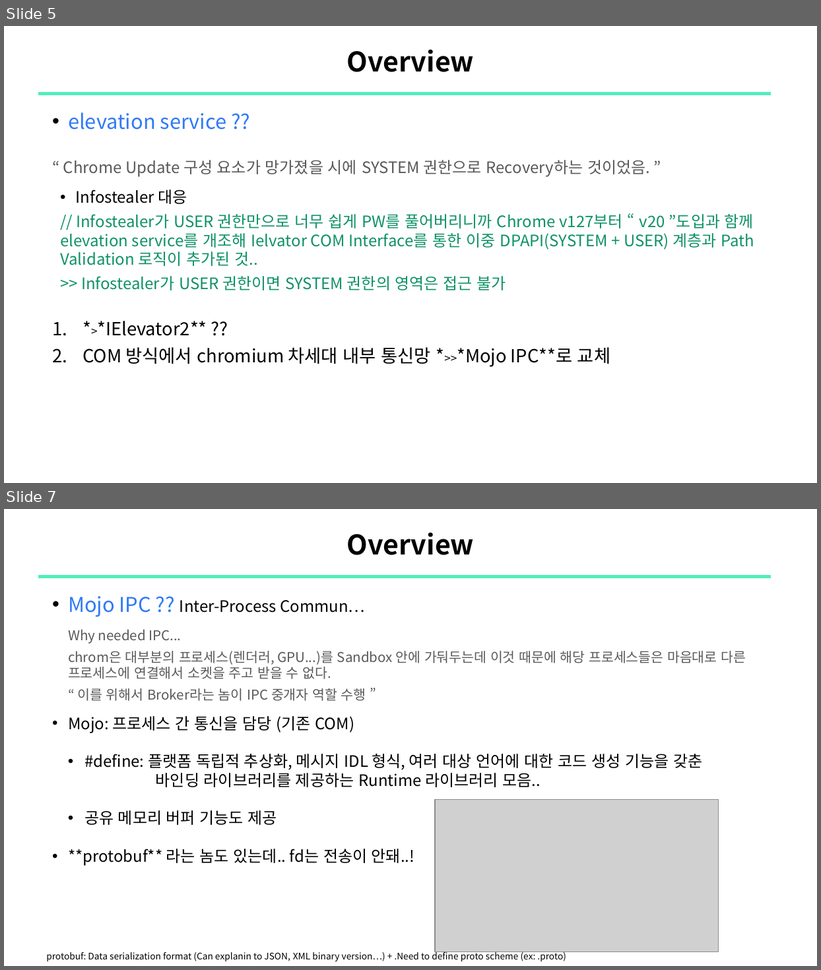
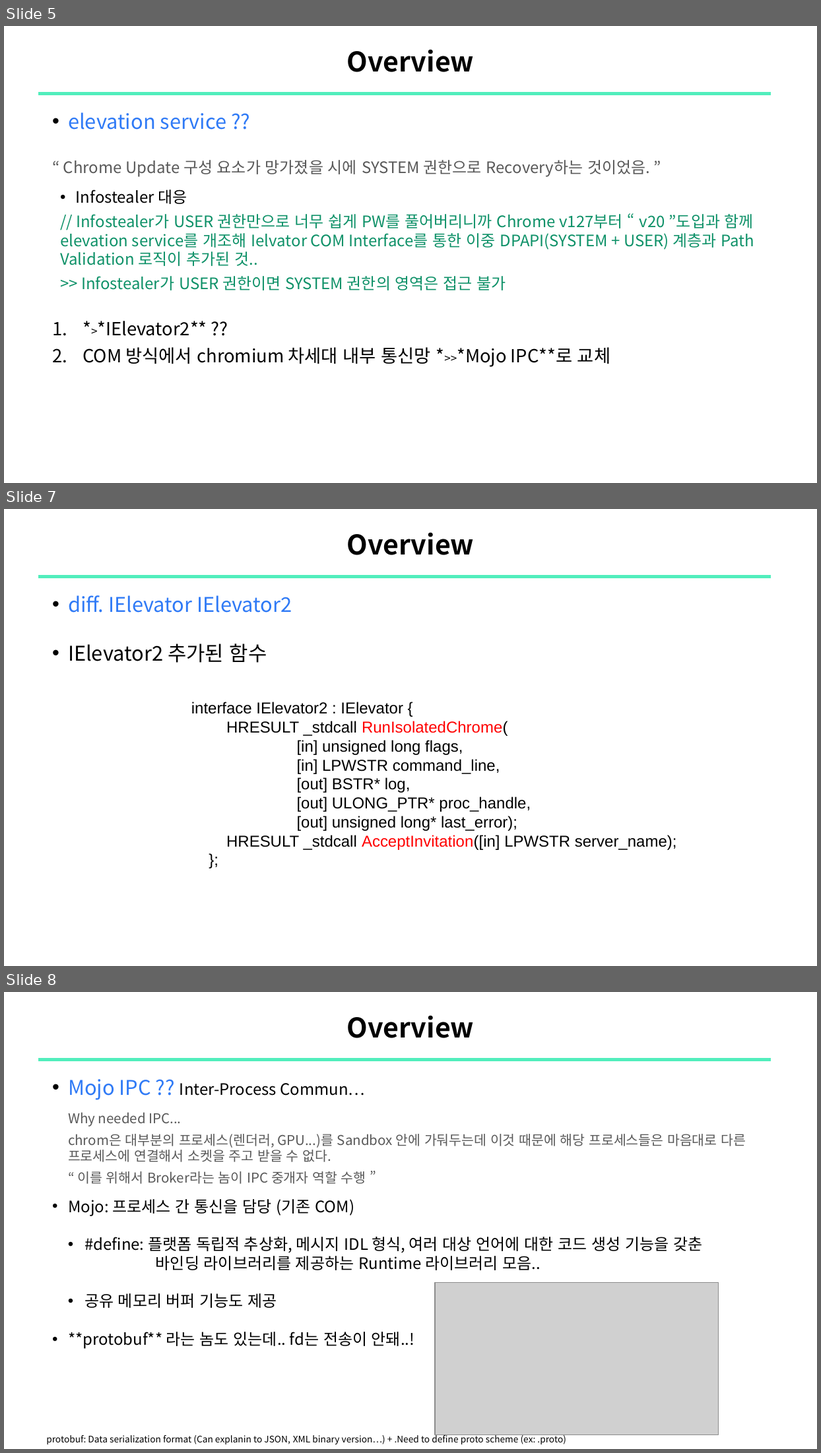
Before and after one commit to sewonpark-sec/SSL-Seminar, a slide deck: 15_Chrome_PW_Decryption.pptx. Shown one above the other, each under a label of ours: slides 5 and 7 before the commit, slides 5, 7 and 8 after it; the slides between them are not shown. The pictures are 821x970 and 821x1453 pixels, drawn with LibreOffice and Linux fonts; fonts in the diff are those of the drawing; grey boxes stand for pictures. Boxes give left, top, right and bottom in pixels: in the first picture for what was removed or moved away, otherwise in the second. Text is boxed around its words. In the diff, an @@ line names an element or a change of style, - is before the commit and + after.

Commit message:
upload: Chrome PW Decryption

```diff
--- a/15_Chrome_PW_Decryption.pptx
+++ b/15_Chrome_PW_Decryption.pptx
@@ slide 7 added at (x1=4, y1=509, x2=817, y2=966), background #FFFFFF @@
@@ title added at (x1=347, y1=532, x2=475, y2=555), 24 pt, text #000000, bold @@
+Overview
@@ line added from (38, 576) to (772, 576), #51EEBC 3 pt @@
@@ text added at (x1=68, y1=595, x2=292, y2=663), 18 pt, text #2F7AF6 @@
+    • diff. IElevator IElevator2
+    • IElevator2 추가된 함수
@@ text added at (x1=191, y1=702, x2=677, y2=850), 14 pt, text #000000 @@
+interface IElevator2 : IElevator {
+HRESULT _stdcall RunIsolatedChrome(
+[in] unsigned long flags,
+[in] LPWSTR command_line,
+[out] BSTR* log,
+[out] ULONG_PTR* proc_handle,
+[out] unsigned long* last_error);
+HRESULT _stdcall AcceptInvitation([in] LPWSTR server_name);
+};
@@ what was slide 7 is now slide 8 @@
```
Also in this commit, not shown: 2 slides changed.
